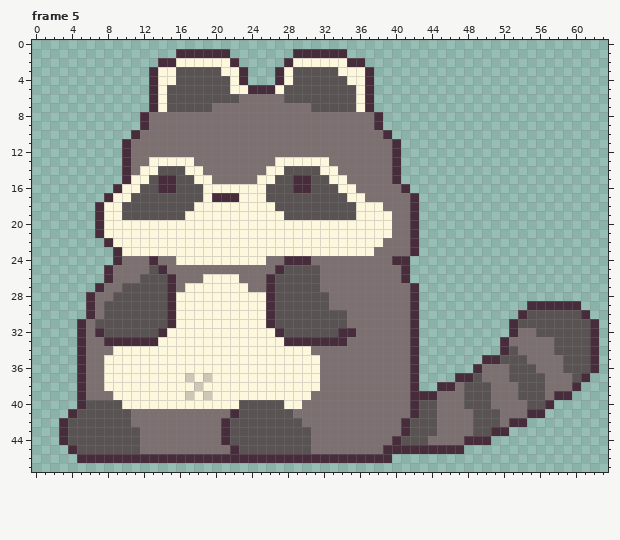
Edited in one commit: pixel-art file (assets/graphics/animals/raccoon.aseprite). Above: the version before the commit.
64x48 pixels, 6 frames. Shown: frame 5. The commit also changed other frames, which this record leaves out.
The same view after the edit:
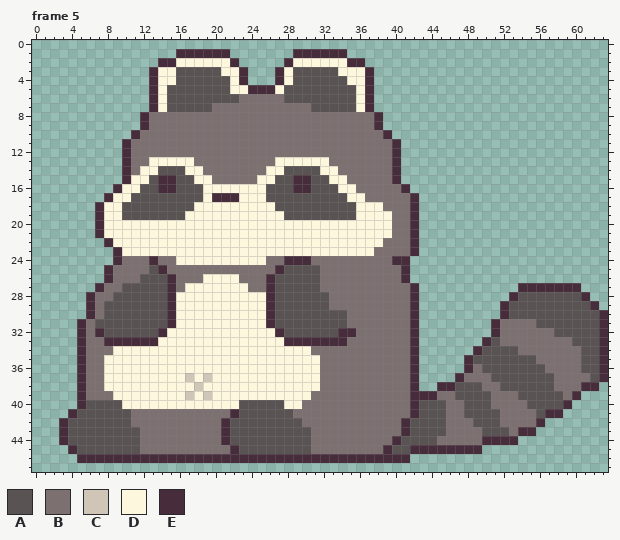
Palette (. is transparent): A #5a5353  B #7d7071  C #cfc6b8  D #fdf7de  E #472d3c
The edit:
Frame 5, layer "Layer 2":
y 27: x 54..60 ....... -> EEEEEEE
y 28: x 53..61 ......... -> EAAAAAAAE
y 29: x 52..62 ...EEEEEE.. -> EAAAAAAAAAE
y 30: x 52..54 ..E -> EAA; x 61..63 E.. -> AAE
y 31: x 51..55 ..EAA -> EBBBB; x 62..63 E. -> AE
y 32: x 51..53 ..E -> EBB; x 56..57 AA -> BB; x 62..63 E. -> AE
y 33: x 50..52 ..E -> EAB; x 58..59 AA -> BB; x 62..63 E. -> AE
y 34: x 49..52 ...E -> EAAA; x 58..60 AAA -> BBB; x 62..63 E. -> AE
y 35: x 48..51 ..EE -> EAAA; x 55 B -> A; x 59..60 AA -> BB; x 62..63 E. -> AE
y 36: x 48..52 .EBBB -> EBAAA; x 56 B -> A; x 59..60 AA -> BB; x 62..63 E. -> AE
y 37: x 48..49 EA -> BB; x 51..52 BB -> AA; x 57 B -> A; x 60..63 AE.. -> BBAE
y 38: x 47 B -> A; x 50 A -> B; x 52..53 BB -> AA; x 57 B -> A; x 60..62 E.. -> BEE
y 39: x 47 B -> A; x 57..60 BEE. -> AABE
y 40: x 45 B -> A; x 57..59 E.. -> AAE
y 41: x 45 B -> A; x 48 B -> A; x 55..58 EE.. -> BAEE
y 42: x 45 B -> A; x 53..56 EE.. -> BBBE
y 43: x 45 B -> A; x 49 A -> B; x 51..55 EE... -> AABEE
y 44: x 44 B -> A; x 48..49 EE -> BB; x 51..53 ... -> EEE
y 45: x 40..41 EE -> AA; x 48..49 .. -> EE
y 46: x 40..41 .. -> EE
